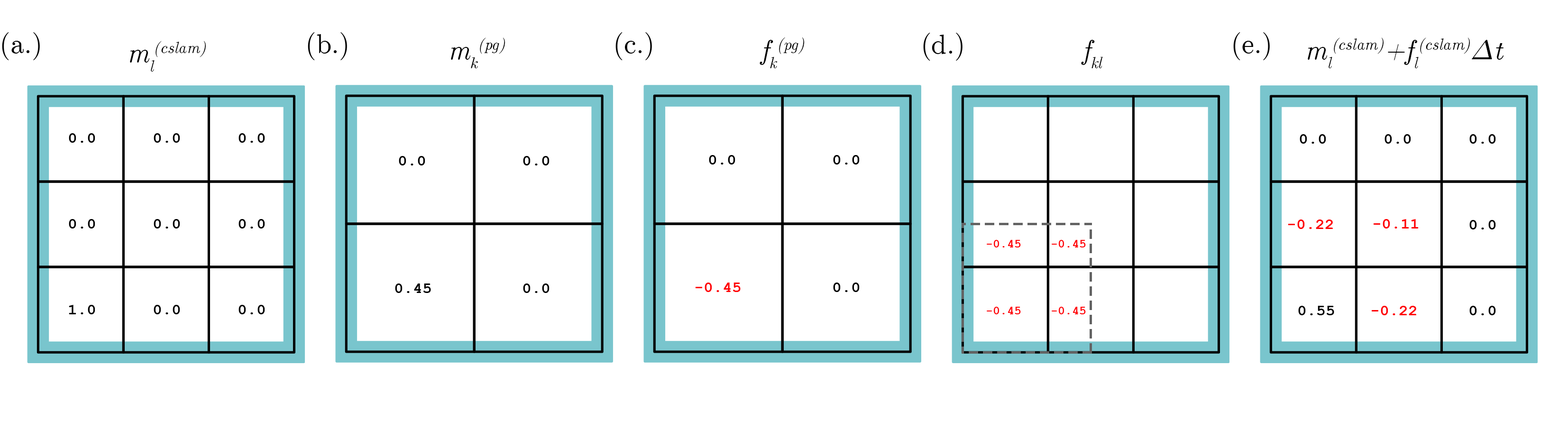
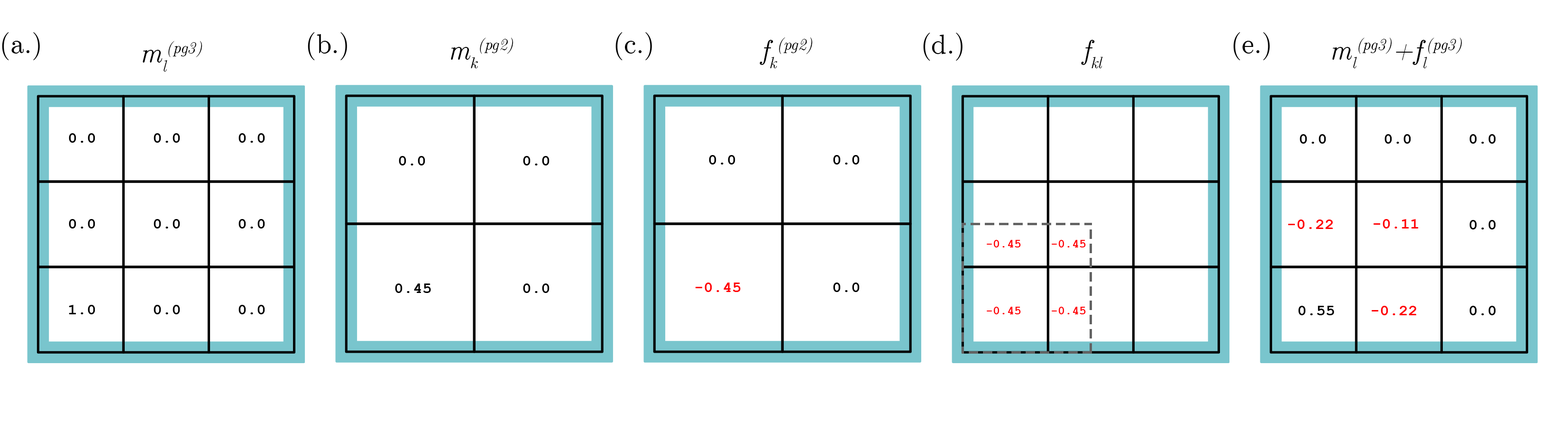
Revision of a layered 1568 × 448 image; what changed, layer by layer:
renamed "fk(pg)" to "fk(pg2)", painted on it over [797, 37, 813, 55]
renamed "mk(pg)" to "mk(pg2)", painted on it over [498, 37, 514, 55]
renamed "ml(cslam)+fl(cslam)Δt" to "ml(pg3)+fl(pg3)", painted on it over [1307, 37, 1504, 69]
renamed "ml(cslam)" to "ml(pg3)", painted on it over [129, 40, 207, 72]
